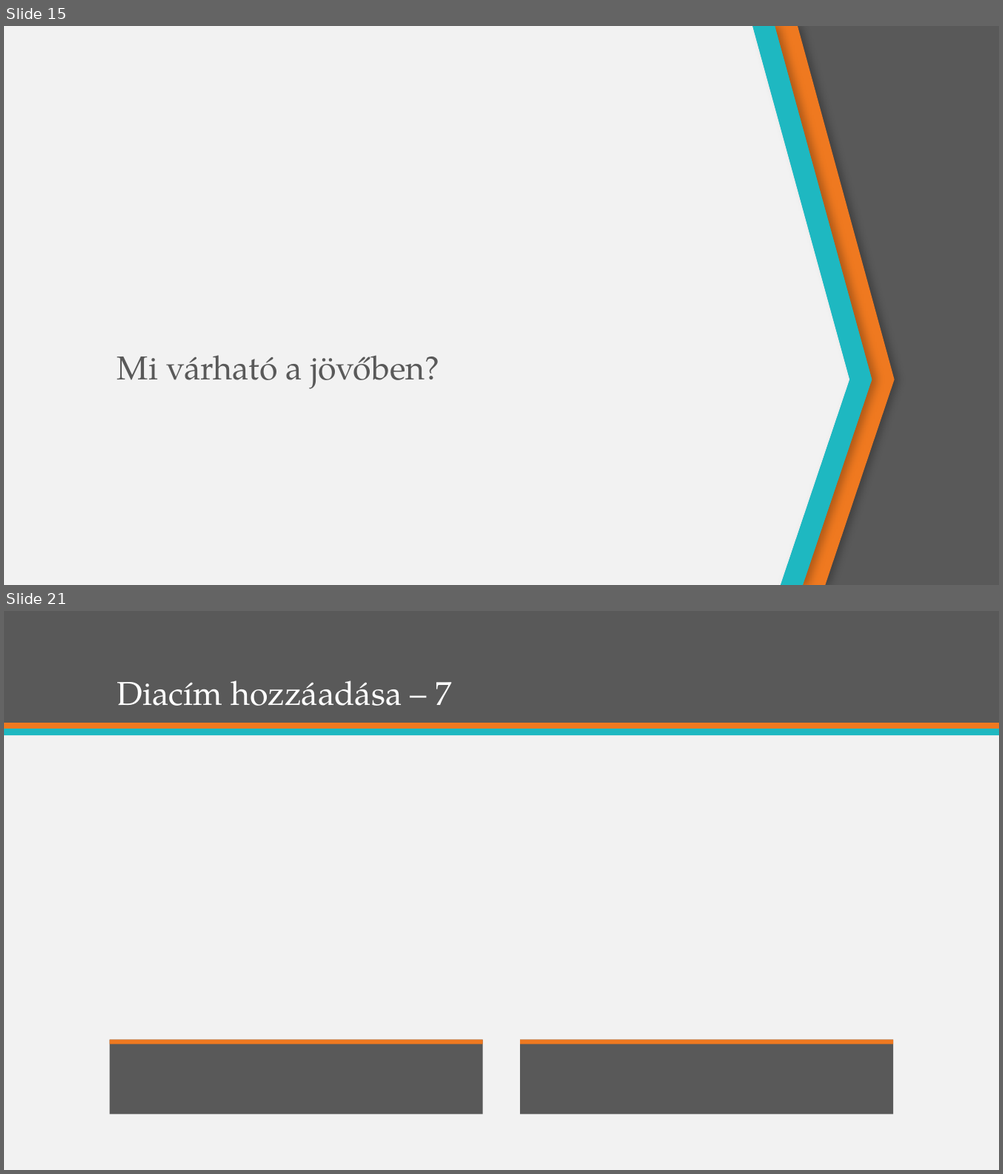
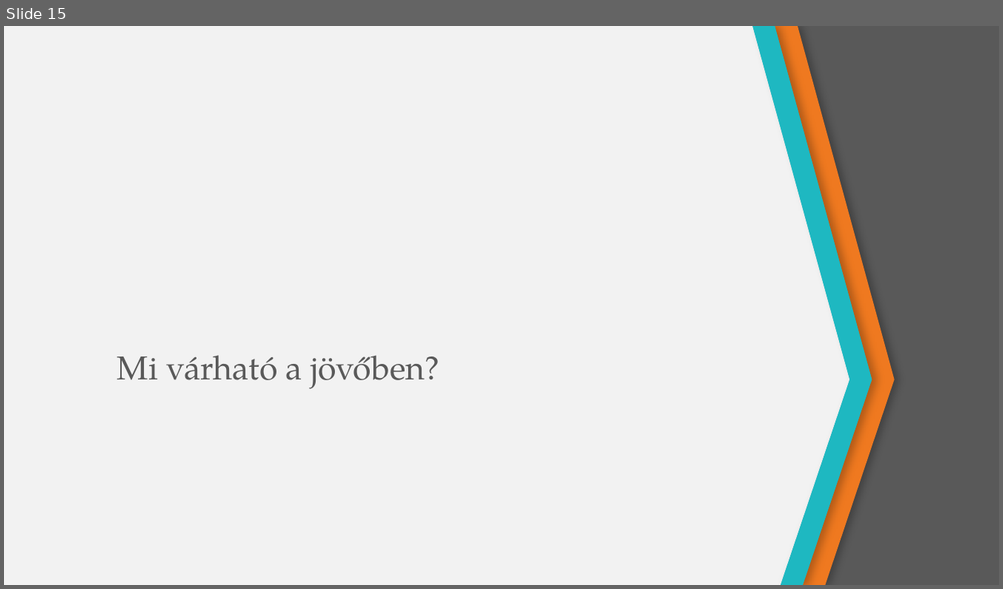
Before and after one commit to VidekiCorleone/FinalProject, a slide deck: Park1t&Go.pptx. Shown one above the other, each under a label of ours: slides 15 and 21 before the commit, slide 15 after it; the slides between them are not shown. The pictures are 1003x1174 and 1003x589 pixels, drawn with LibreOffice and Linux fonts; fonts in the diff are those of the drawing. Boxes give left, top, right and bottom in pixels: in the first picture for what was removed or moved away, otherwise in the second. Text is boxed around its words. In the diff, an @@ line names an element or a change of style, - is before the commit and + after.

```diff
--- a/Park1t&Go.pptx
+++ b/Park1t&Go.pptx
@@ slide 21 removed at (4, 611, 999, 1170), background #F2F2F2 @@
@@ rectangle removed at (4, 611, 999, 723) @@
@@ title removed at (117, 681, 451, 706) @@
-Diacím hozzáadása – 7
@@ rectangle removed at (4, 723, 999, 729) @@
@@ rectangle removed at (4, 729, 999, 735) @@
@@ rectangle removed at (110, 1040, 483, 1115) @@
@@ rectangle removed at (110, 1040, 483, 1045) @@
@@ rectangle removed at (521, 1040, 893, 1115) @@
@@ rectangle removed at (521, 1040, 893, 1045) @@
```
Also in this commit, not shown: 2 slides changed, 2 slides added, 6 other slides removed.
